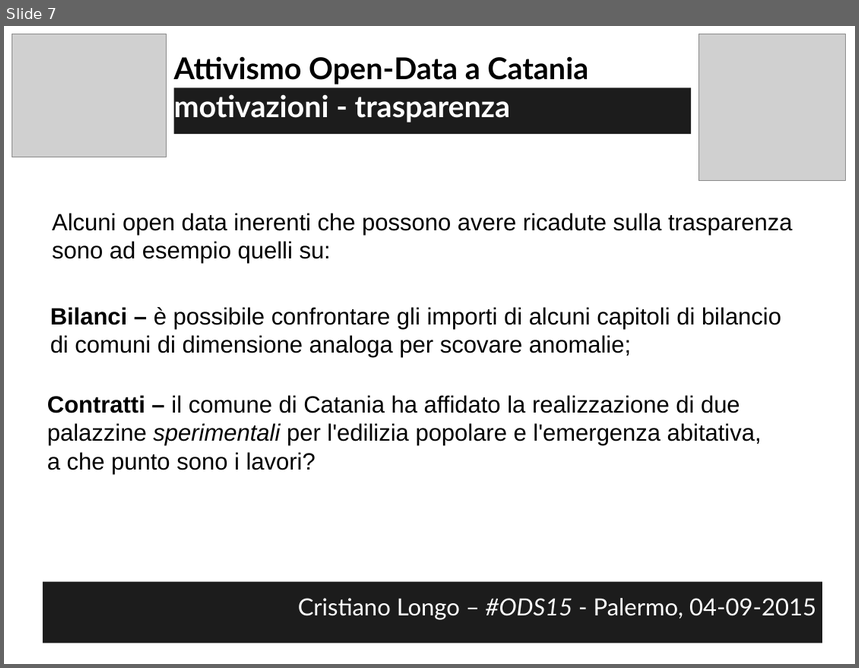
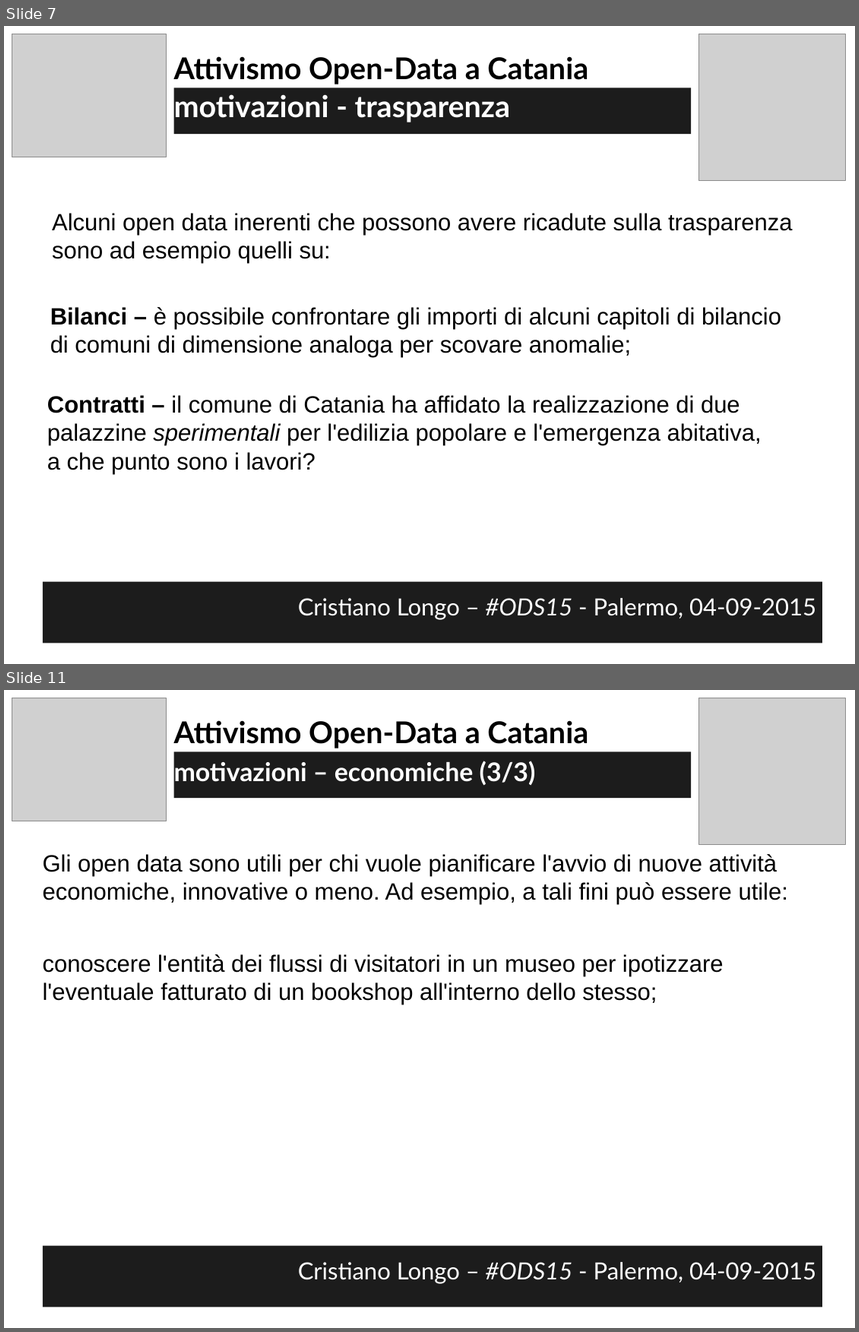
Before and after one commit to opendatahacklab/opendatahacklab.github.io, a slide deck: events/odt_ods15.odp. Shown one above the other, each under a label of ours: slide 7 before the commit, slides 7 and 11 after it; the slides between them are not shown. The pictures are 859x668 and 859x1332 pixels, drawn with LibreOffice and Linux fonts; fonts in the diff are those of the drawing; grey boxes stand for pictures. Boxes give left, top, right and bottom in pixels: in the first picture for what was removed or moved away, otherwise in the second. Text is boxed around its words. In the diff, an @@ line names an element or a change of style, - is before the commit and + after.

```diff
--- a/events/odt_ods15.odp
+++ b/events/odt_ods15.odp
@@ slide 11 added at <box>4,690,855,1328</box>, background #FFFFFF @@
@@ picture added at <box>12,698,166,821</box> @@
@@ picture added at <box>699,698,846,844</box> @@
@@ text added at <box>174,720,588,749</box>, 28 pt, text #000000, bold @@
+Attivismo Open-Data a Catania
@@ text added at <box>174,752,692,798</box>, fill #1C1C1C, 24 pt, text #FFFFFF, bold @@
+motivazioni – economiche (3/3)
@@ text added at <box>43,854,788,904</box>, 22 pt, text #000000 @@
+Gli open data sono utili per chi vuole pianificare l'avvio di nuove attività economiche, innovative o meno. Ad esempio, a tali fini può essere utile:
@@ text added at <box>43,954,724,1005</box>, 22 pt, text #000000 @@
+conoscere l'entità dei flussi di visitatori in un museo per ipotizzare l'eventuale fatturato di un bookshop all'interno dello stesso;
@@ text added at <box>43,1246,823,1307</box>, fill #1C1C1C, 22 pt, text #FFFFFF @@
+Cristiano Longo – #ODS15 - Palermo, 04-09-2015
```
Also in this commit, not shown: 3 slides changed, 44 other slides added, 73 slides removed.
